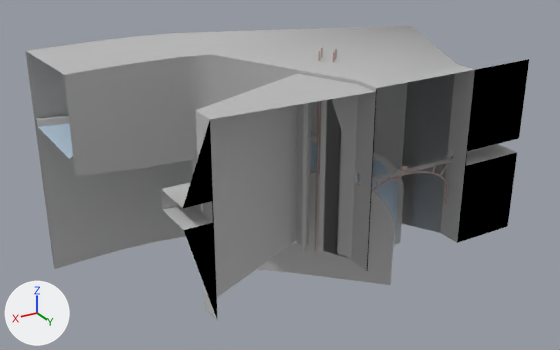
What one commit did to the Blender file Clockwork/Assets/Scenes/Level2/Content/Level2_Main.blend.
One viewpoint serves both versions: a 50 mm lens placed at (138.2, 159.1, 87.7), pointed at (21.7, -35.0, -9.3). Every picture has the same lights, and +X, +Y and +Z are marked at lower left.

Names of what the first picture shows: 'Level2_Main'.
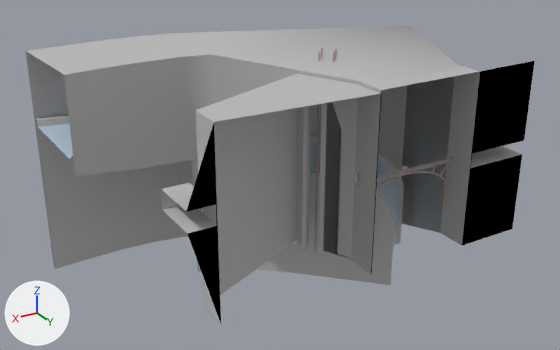
The edits, one by one:
me_plane_001 is used by ob_level2_main; location (0.0, 0.0, 0.0); rotation (1.571, 0.0, 0.0), in degrees (90, 0, 0).
me_plane_001 had 2152 vertices, 1675 faces and spanned x -38.7..85.0, y -47.1..31.9, z -6.0..81.4.
me_plane_001 now has 2152 vertices, 1659 faces and spans x -38.7..85.0, y -47.1..31.9, z -8.0..81.4.
Part 1, on me_plane_001:
16 faces are deleted.
21 vertices in x -38.7..73.0, y -25.5..29.3, z -6.0 move by (0.0, 0.0, -2.0).
5 vertices in x -17.4..-17.2, y 3.0, z 0.9 move by (0.0, -1.0, -0.4).
5 vertices in x -17.4..-17.2, y 0.0, z 0.9 move by (0.0, 0.0, -0.4).
4 vertices in x -17.4..-17.2, y 0.0, z -0.9 move by (0.0, 0.0, 0.3).
3 vertices in x -17.4..-17.2, y 3.0, z -0.9 move by (0.0, -1.0, 0.3).
7 vertices move from x -17.4..-17.2, y 0.0..3.0, z -0.9..0.9 to x -17.4..-17.2, y 0.0..2.1, z -0.6..0.6.
me_plane_001 no longer uses material mat_water (blue #c1d5e7).

Boxes (x1, y1, x2, y2) around the edits, measured in the pictures (560 x 350 px):
'Level2_Main', reshaped
    before: (26, 26, 529, 321)
    after: (26, 26, 535, 324)
part 1 of me_plane_001, cut back
    before: (38, 59, 529, 321)
    after: (162, 61, 535, 324)
'Level2_Water', unchanged, uncovered by the edit
    after: (38, 123, 398, 249)
